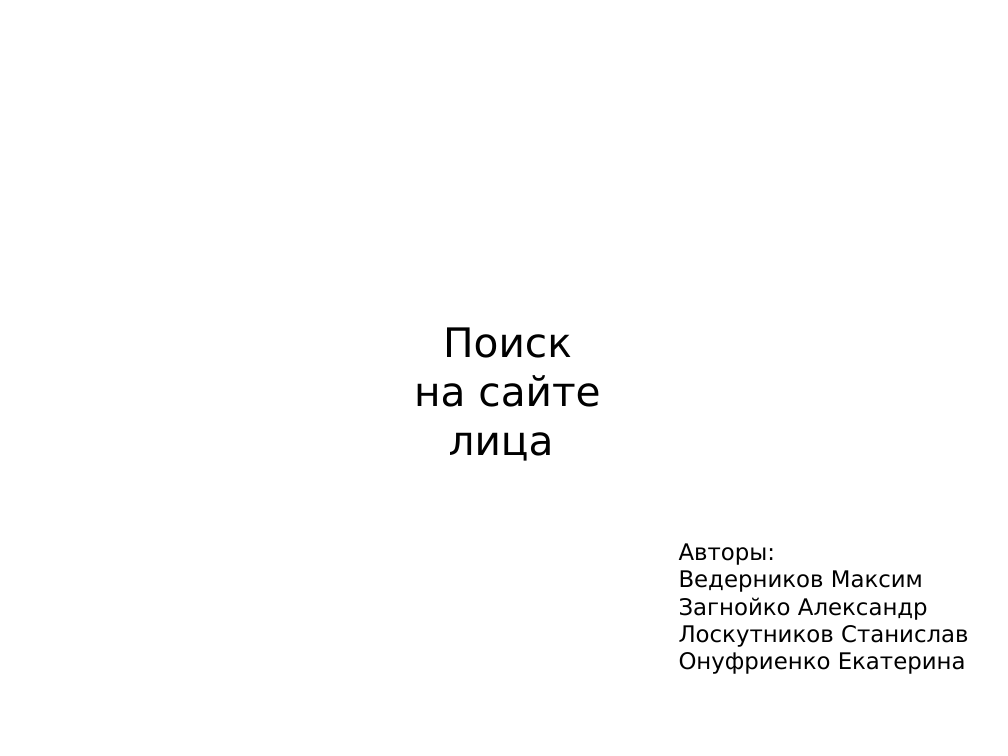
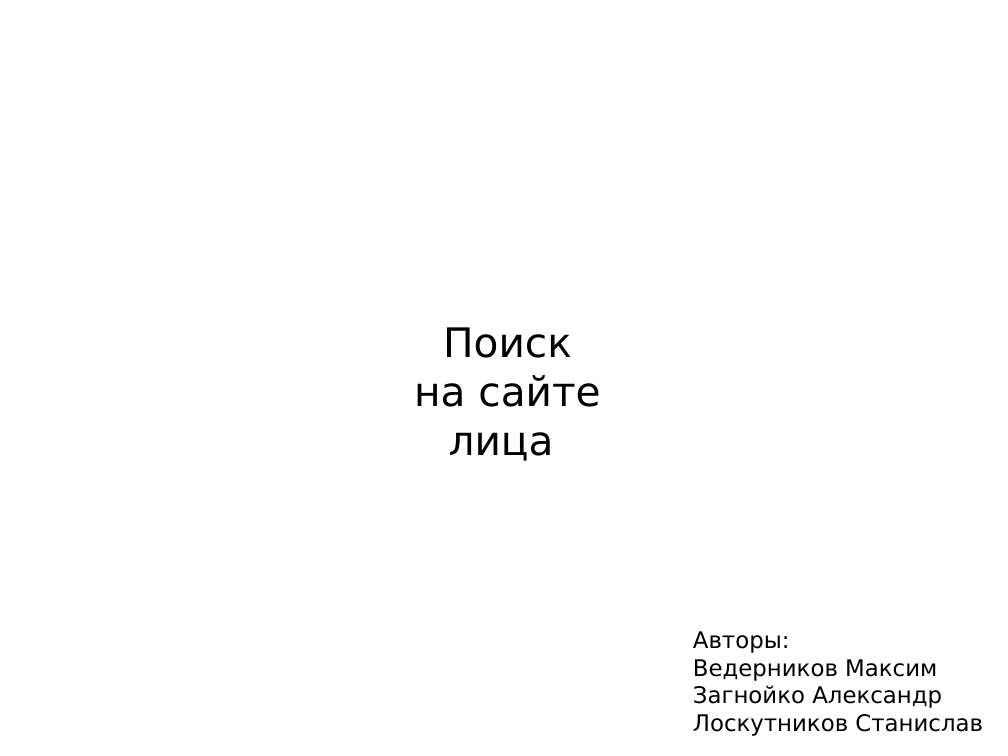
Before and after one commit to Face-Recognition-Team/find-face-on-site, a slide deck: slide 1 of презенташка.odp. Drawn at 1008x756 pixels with LibreOffice and Linux fonts; fonts in the diff are those of the drawing; background and template pictures are left out. Boxes give left, top, right and bottom in pixels: in the first picture for what was removed or moved away, otherwise in the second. Text is boxed around its words. In the diff, an @@ line names an element or a change of style, - is before the commit and + after.

Commit message:
Update slides, add text description

```diff
--- a/презенташка.odp
+++ b/презенташка.odp
@@ text "Авторы:": place and size @@
-text "Авторы:" at (679, 543, 969, 674)
+text "Авторы:" at (693, 631, 983, 736)
@@ text at (679, 652, 966, 674): paragraph removed @@
-Онуфриенко Екатерина
```
Also in this commit, not shown: 2 other slides changed, 1 other file.
